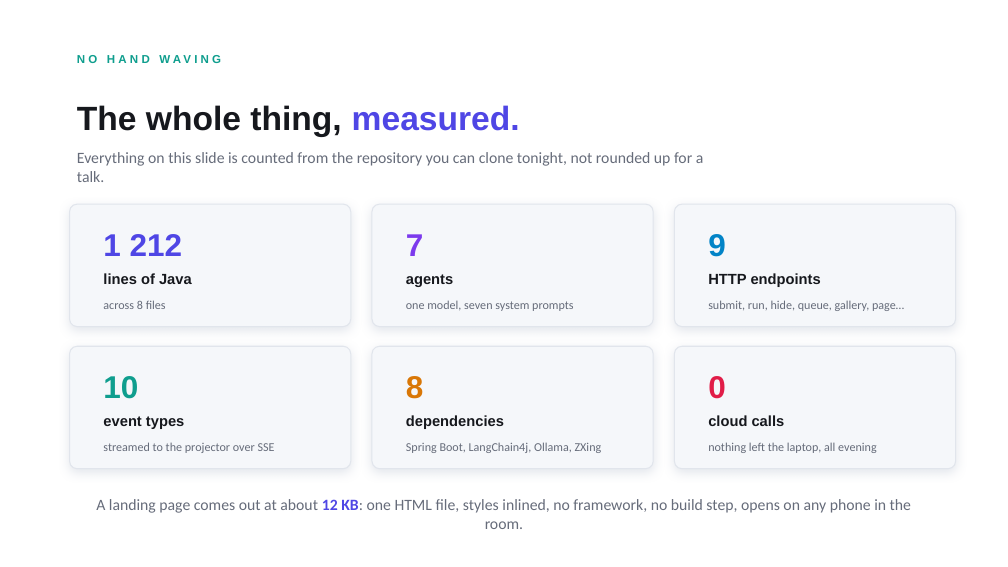
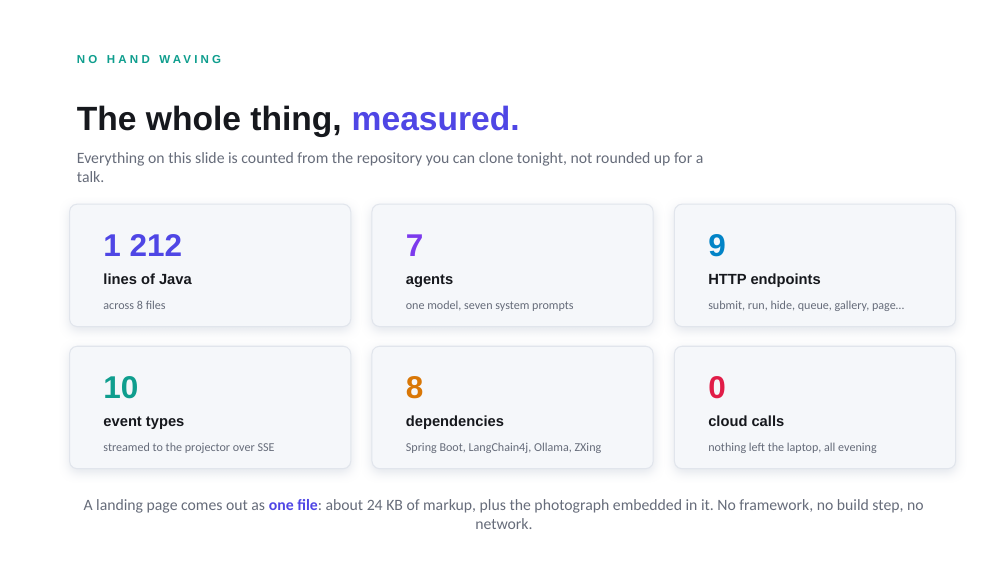
Before and after one commit to Nevvyboi/OnePromptManyWorkers, a slide deck: slide 30 of slides/One-Prompt-Many-Workers-Light.pptx (slide 27 before the commit). Drawn at 1008x567 pixels with LibreOffice and Linux fonts; fonts in the diff are those of the drawing. Boxes give left, top, right and bottom in pixels: in the first picture for what was removed or moved away, otherwise in the second. Text is boxed around its words. In the diff, an @@ line names an element or a change of style, - is before the commit and + after.

```diff
--- a/slides/One-Prompt-Many-Workers-Light.pptx
+++ b/slides/One-Prompt-Many-Workers-Light.pptx
@@ text at [84,499,924,529]: text changed @@
-A landing page comes out at about 12 KB: one HTML file, styles inlined, no framework, no build step, opens on any phone in the room.
+A landing page comes out as one file: about 24 KB of markup, plus the photograph embedded in it. No framework, no build step, no network.
```
Also in this commit, not shown: 10 other slides changed, 6 slides added, 23 other files.
